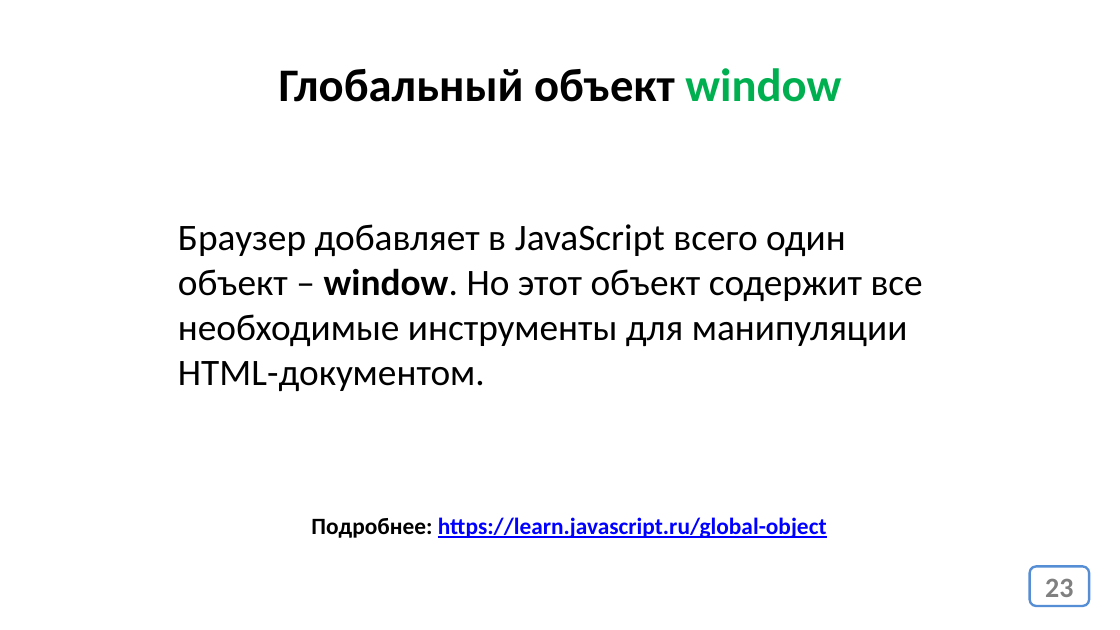
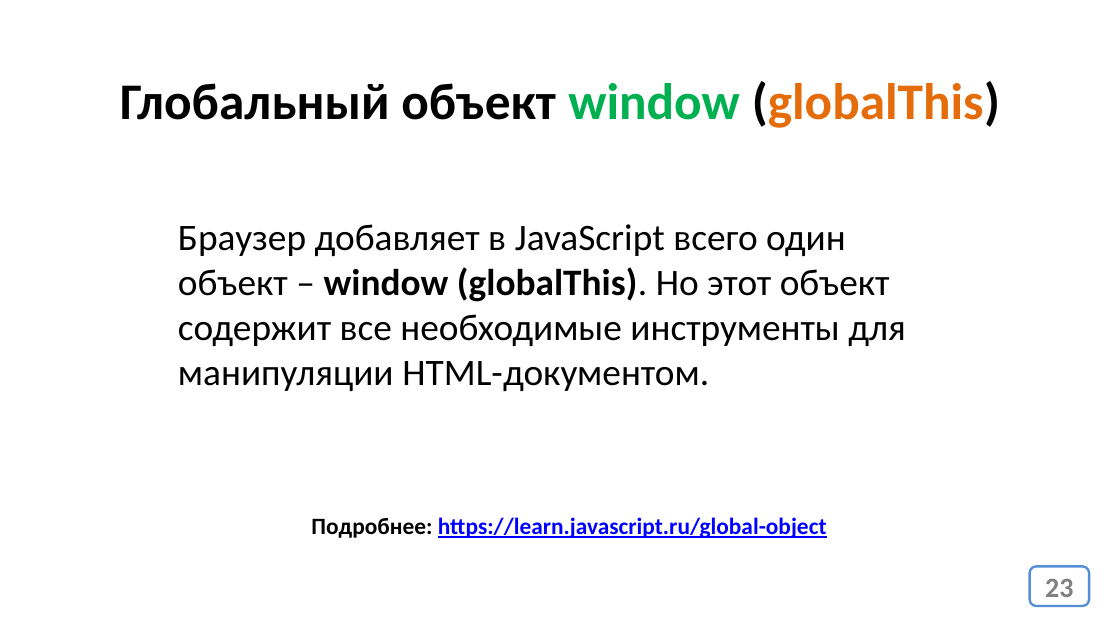
Before and after one commit to js-14-ort-dnipro/lesson03, a slide deck: slide 23 of lesson03.pptx. Drawn at 1120x630 pixels with LibreOffice and Linux fonts; fonts in the diff are those of the drawing. Boxes give left, top, right and bottom in pixels: in the first picture for what was removed or moved away, otherwise in the second. Text is boxed around its words. In the diff, an @@ line names an element or a change of style, - is before the commit and + after.

```diff
--- a/lesson03.pptx
+++ b/lesson03.pptx
@@ text at [120,81,1000,128]: text changed; size 40 to 44 pt @@
-Глобальный объект window
+Глобальный объект window (globalThis)
@@ text at [178,224,906,391]: text changed @@
-Браузер добавляет в JavaScript всего один
-объект – window. Но этот объект содержит все необходимые инструменты для манипуляции HTML-документом.
+Браузер добавляет в JavaScript всего один
+объект – window (globalThis). Но этот объект содержит все необходимые инструменты для манипуляции HTML-документом.
```
Also in this commit, not shown: 1 other slide changed, 3 slides removed, 1 other file.
